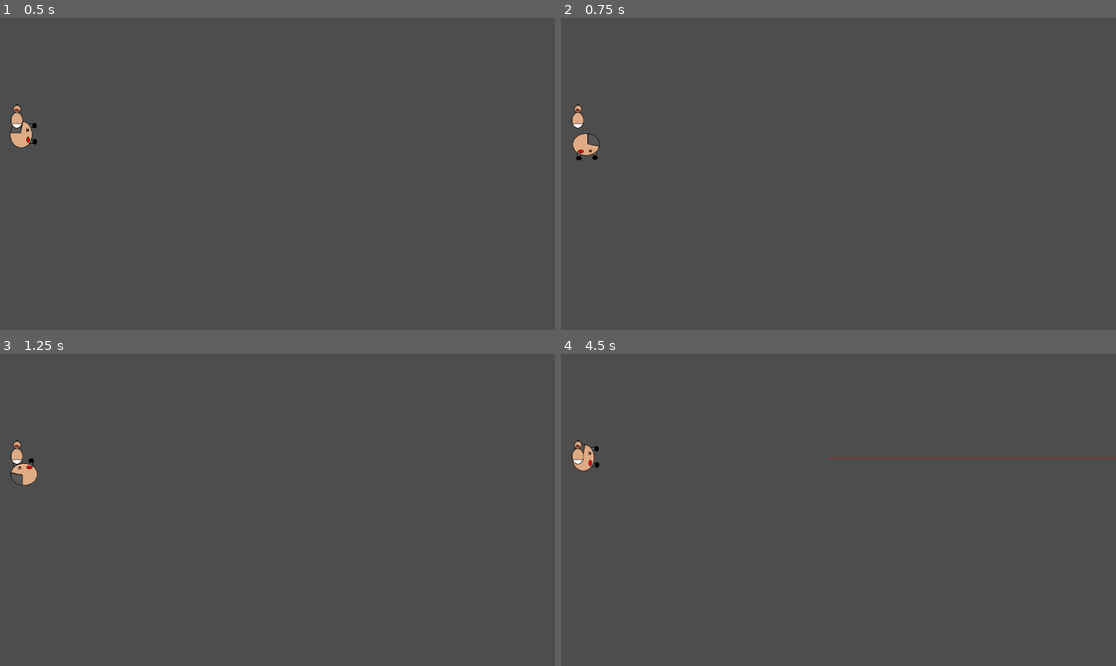
Above: before the commit, frames 1-4 (two rows, left to right).
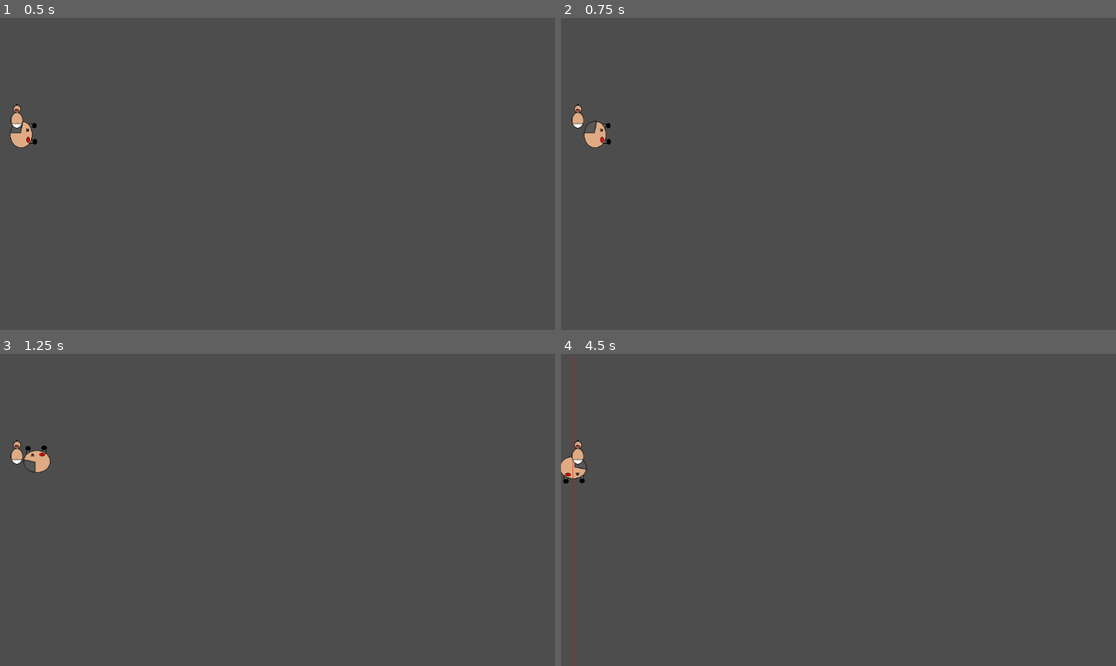
Above: after the commit, the same moments.

Repository: discoaaron/gamejam
Game: Godot game, scene res://Main.tscn
Two runs of this game, one before a commit and one after it. Both use one fixed random seed, a clock stepped at 60 frames per second and the inputs below.
Inputs:
- Up to frame 1 (0.5 s): no input
- Up to frame 2 (0.75 s): tap Enter at 0.5 s; tap A (a) at 0.6 s
- Up to frame 3 (1.25 s): tap D (d) at 0.8 s
- Up to frame 4 (4.5 s): tap Space at 1.25, 2.75, 4.25 s; tap D (d) at 1.35 s; tap Q (q) at 1.55 s; tap Enter at 2, 3.5 s; hold Q (q) 2.03-2.78 s; tap S (s) at 2.3, 2.85 s; tap W (w) at 3.05, 3.6 s; tap E (e, bound only after the commit) at 3.8, 4.35 s

Frame 1 is identical in both runs. In frame 2, 0.4% of the frame differs, in the area x 2-10%, y 32-46%; in frame 3, 0.5%; in frame 4, 0.9%, in the area x 0-100%, y 0-100%.

Commit message:
dad interacting with baby to 'win' complete - framework added

Diff:
--- /dev/null
+++ b/game/autoloaders/globals.gd
@@ -0,0 +1,3 @@
+extends Node
+
+var action_ready: bool = false
--- a/game/autoloaders/signal_manager.gd
+++ b/game/autoloaders/signal_manager.gd
@@ -1,3 +1,4 @@
 extends Node
 
 signal baby_enter
+signal baby_exit
--- a/game/main.gd
+++ b/game/main.gd
@@ -5,7 +5,7 @@
 
 var screen_size # Size of the game window.
 
-var keys = ["w", "a", "s", "d" ]
+var keys = ["w", "a", "s", "d", "e" ]
 
 # Called when the node enters the scene tree for the first time.
 func _ready() -> void:
@@ -31,6 +31,7 @@
 	dad.down = get_button()
 	dad.left = get_button()
 	dad.right = get_button()
+	dad.action = get_button()
 	add_child(dad)
 
 func _spawnBaby() -> void:
--- a/game/project.godot
+++ b/game/project.godot
@@ -18,6 +18,7 @@
 [autoload]
 
 SignalManager="*res://autoloaders/signal_manager.gd"
+Globals="*res://autoloaders/globals.gd"
 
 [input]
 
@@ -46,6 +47,11 @@
 "events": [Object(InputEventKey,"resource_local_to_scene":false,"resource_name":"","device":-1,"window_id":0,"alt_press …(192 unchanged characters)…
 ]
 }
+e={
+"deadzone": 0.5,
+"events": [Object(InputEventKey,"resource_local_to_scene":false,"resource_name":"","device":-1,"window_id":0,"alt_pressed":false,"shift_pressed":false,"ctrl_pressed":false,"meta_pressed":false,"pressed":false,"keycode":0,"physical_keycode":69,"key_label":0,"unicode":101,"location":0,"echo":false,"script":null)
+]
+}
 
 [rendering]
 
--- a/game/scenes/baby/baby.gd
+++ b/game/scenes/baby/baby.gd
@@ -1,8 +1,6 @@
 extends Node2D
 
 class_name Baby
-
-
 
 # Called when the node enters the scene tree for the first time.
 func _ready() -> void:
@@ -16,6 +14,11 @@
 
 
 
-func _on_body_test_area_entered(area: Area2D) -> void:
+func _on_body_area_entered(area: Area2D) -> void:
 	SignalManager.baby_enter.emit(area)
-	pass # Replace with function body.
+	Globals.action_ready = true
+
+
+func _on_body_area_exited(area: Area2D) -> void:
+	SignalManager.baby_exit.emit(area)
+	Globals.action_ready = false
--- a/game/scenes/baby/baby.tscn
+++ b/game/scenes/baby/baby.tscn
@@ -1,18 +1,21 @@
-[gd_scene load_steps=6 format=3 uid="uid://bnqyrnrvtf11f"]
+[gd_scene load_steps=7 format=3 uid="uid://bnqyrnrvtf11f"]
 
 [ext_resource type="Script" path="res://scenes/baby/baby.gd" id="1_77sm7"]
 [ext_resource type="Texture2D" uid="uid://ctsgab0pttv18" path="res://art/Baby.png" id="1_wj4r6"]
 
 [sub_resource type="CapsuleShape2D" id="CapsuleShape2D_ee0u2"]
-radius = 12.0
-height = 32.0
+radius = 13.0
+height = 34.0
 
 [sub_resource type="CircleShape2D" id="CircleShape2D_vi5uo"]
 radius = 8.0
 
 [sub_resource type="CapsuleShape2D" id="CapsuleShape2D_1u8k6"]
-radius = 12.0
-height = 32.0
+radius = 13.0
+height = 34.0
+
+[sub_resource type="CircleShape2D" id="CircleShape2D_oh43a"]
+radius = 8.0
 
 [node name="Baby" type="StaticBody2D"]
 script = ExtResource("1_77sm7")
@@ -21,17 +24,24 @@
 texture = ExtResource("1_wj4r6")
 
 [node name="CollisionShape2D" type="CollisionShape2D" parent="."]
-position = Vector2(0, 9)
+visible = false
+position = Vector2(0, 8)
 shape = SubResource("CapsuleShape2D_ee0u2")
 
 [node name="CollisionShape2D2" type="CollisionShape2D" parent="."]
-position = Vector2(0, -16)
+visible = false
+position = Vector2(0, -15)
 shape = SubResource("CircleShape2D_vi5uo")
 
-[node name="BodyTest" type="Area2D" parent="."]
+[node name="BodyArea" type="Area2D" parent="."]
 
-[node name="CollisionShape2D" type="CollisionShape2D" parent="BodyTest"]
-position = Vector2(0, 9)
+[node name="CollisionShape2D" type="CollisionShape2D" parent="BodyArea"]
+position = Vector2(0, 8)
 shape = SubResource("CapsuleShape2D_1u8k6")
 
-[connection signal="area_entered" from="BodyTest" to="." method="_on_body_test_area_entered"]
+[node name="CollisionShape2D2" type="CollisionShape2D" parent="BodyArea"]
+position = Vector2(0, -15)
+shape = SubResource("CircleShape2D_oh43a")
+
+[connection signal="area_entered" from="BodyArea" to="." method="_on_body_area_entered"]
+[connection signal="area_exited" from="BodyArea" to="." method="_on_body_area_exited"]
--- a/game/scenes/dad/dad.gd
+++ b/game/scenes/dad/dad.gd
@@ -7,15 +7,17 @@
 @export var down = "not_set"
 @export var left = "not_set"
 @export var right = "not_set"
+@export var action = "not_set"
 
 var laser_scene = preload("res://scenes/laser/laser.tscn")
-
 var screen_size # Size of the game window.
 
 # Called when the node enters the scene tree for the first time.
 func _ready() -> void:
 	screen_size = get_viewport_rect().size
 	SignalManager.baby_enter.connect(on_baby_area2d)
+	SignalManager.baby_exit.connect(on_baby_exit)
+
 
 
 # Called every frame. 'delta' is the elapsed time since the previous frame.
@@ -35,6 +37,12 @@
 		rotation_degrees = 0
 	if Input.is_action_pressed("q"):
 		fire_laser(self.position, Vector2.RIGHT)
+	if Input.is_action_just_pressed(action):
+		if Globals.action_ready:
+			print("you win!!")
+		else:
+			print("not quite!")
+
 
 	if velocity.length() > 0:
 		velocity = velocity.normalized() * speed
@@ -54,6 +62,12 @@
 func on_baby_area2d(area: Area2D) -> void:
 	print("works", area.name)
 
+func on_baby_exit(area: Area2D) -> void:
+	print("exit", area.name)
+
+#func perform_action() -> void:
+
+
 #func _on_hands_collision_body_entered(body: Node2D) -> void:
 	#if body is Baby:
 		#print("Success")
